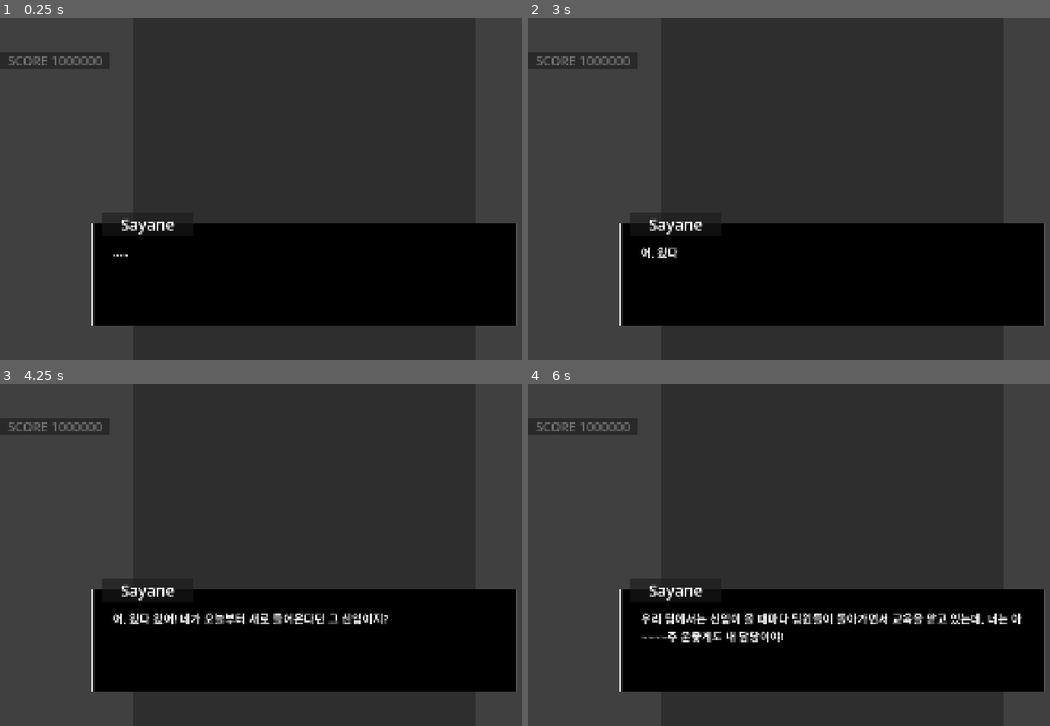
Above: before the commit, frames 1-4 (two rows, left to right).
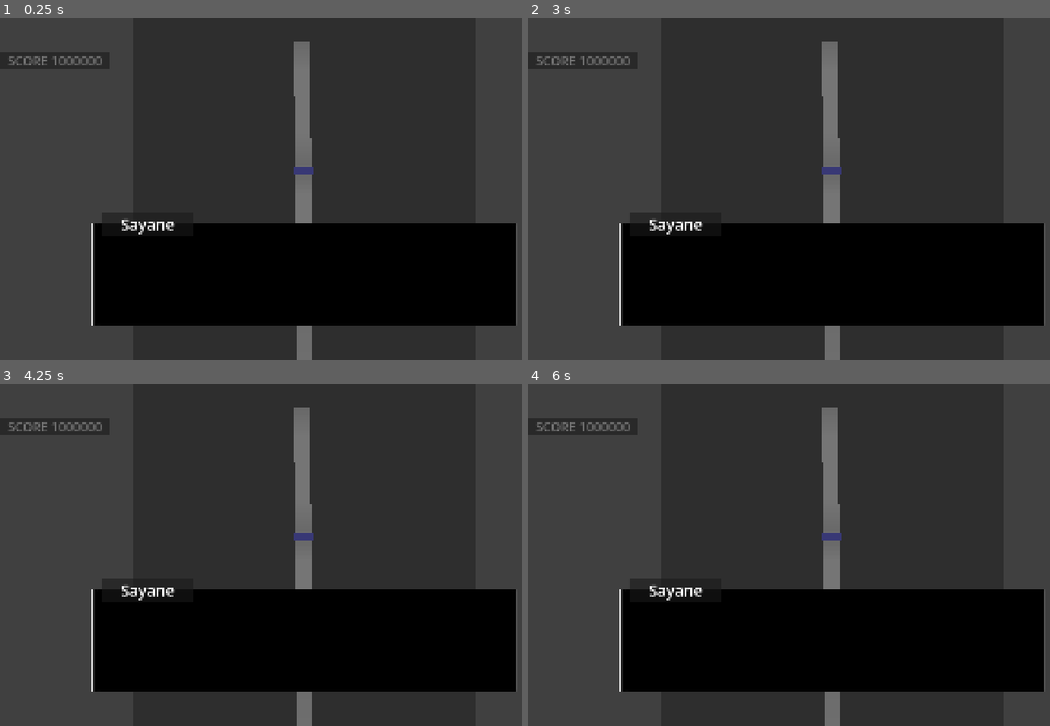
Above: after the commit, the same moments.

Repository: junu192857/Vexatonic-dash-2
Game: Godot game, scene res://Scenes/TutorialScene.tscn
Same seed, same stepped clock (60 frames per second), same inputs: the game is played once before the commit and once after it. This scene is started directly instead of the project's main scene. Sound files missing from this copy of the repository are replaced by a short silence.
Inputs (mouse positions are in pixels of both pictures, inside the frame that each line leads up to):
- Up to frame 1 (0.25 s): no input
- Up to frame 2 (3 s): tap Enter at 0.5, 0.6, 2 s; move the mouse to (966, 171) at 0.52 s; hold Right 0.53-1.25 s; click (966, 171) at 0.67 s; tap Space at 1.25, 2.75 s; drag from (710, 206) to (799, 257) at 1.27 s; move the mouse to (893, 113) at 2.02 s; hold Right 2.03-2.75 s; tap Delete at 2.1 s; drag from (799, 257) to (648, 137) at 2.77 s
- Up to frame 3 (4.25 s): move the mouse to (485, 606) at 3.52 s; hold Left from 3.53 s (still down); tap Shift at 3.6 s
- Up to frame 4 (6 s): release Left at 4.25 s; tap Enter at 4.25 s; drag from (648, 503) to (742, 469) at 4.27 s; move the mouse to (862, 555) at 5.02 s; hold Down 5.03-5.75 s; tap J at 5.1 s; click (862, 555) at 5.17 s; drag from (742, 469) to (710, 572) at 5.77 s

The runs differ from the first frame. In frame 1, 1.9% of the frame differs, in the area x 21-61%, y 6-100%; in frame 2, 2.1%; in frame 3, 2.9%; in frame 4, 3.7%, in the area x 21-95%, y 6-100%.

Commit message:
조금바꿈

Diff:
--- a/vexatonic-dash-2/Scenes/TutorialScene.tscn
+++ b/vexatonic-dash-2/Scenes/TutorialScene.tscn
@@ -520,6 +520,7 @@
 texture = ExtResource("12_1uws4")
 
 [node name="Script" type="Label" parent="CanvasLayer/TutorialControl/TutorialHolder/ScriptHolder" unique_id=1784256312]
+custom_minimum_size = Vector2(1209.368, 0)
 layout_mode = 1
 anchors_preset = -1
 anchor_left = 0.05
--- a/vexatonic-dash-2/Scripts/Tutorial/TRhythmManager.gd
+++ b/vexatonic-dash-2/Scripts/Tutorial/TRhythmManager.gd
@@ -45,12 +45,13 @@
 	InputManager.released_j.connect(func(): _on_released(2, false))
 
 
-	level_path = Setting.selected_chart_dir
+	level_path = "res://Charts/Tutorial"
+	Setting.gamemode = Setting.GAMEMODE.Normal_Character
 
 	for i in range(3):
 		noteHolders.append(NoteHolder.new(i))
 
-	levelData = ChartParser.parse(level_path, Setting.selected_difficulty)
+	levelData = ChartParser.parse(level_path, 0)
 	$IngameDataManager.set_total_notes(levelData.noteDatas)
 	$IngameDataManager.all_notes_cleared.connect(end_game, CONNECT_ONE_SHOT)
 	Lane.sort_lanes(levelData.lanes)
@@ -88,6 +89,8 @@
 
 
 	time_start_tick = Time.get_ticks_msec()
+
+	get_tree().paused = true
 
 func place_character(lane: Lane):
 	if (Setting.gamemode != Setting.GAMEMODE.Normal_Character):
